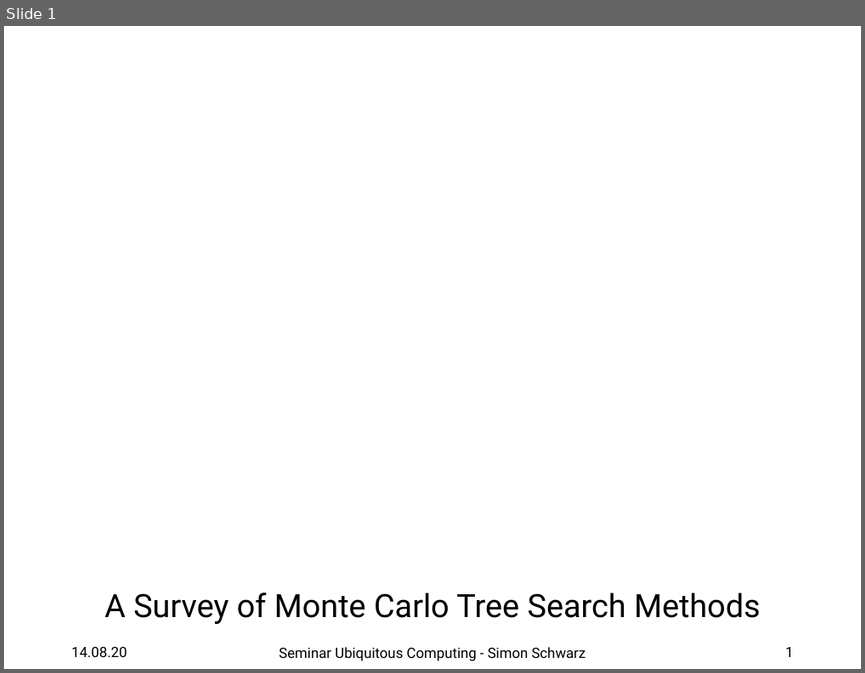
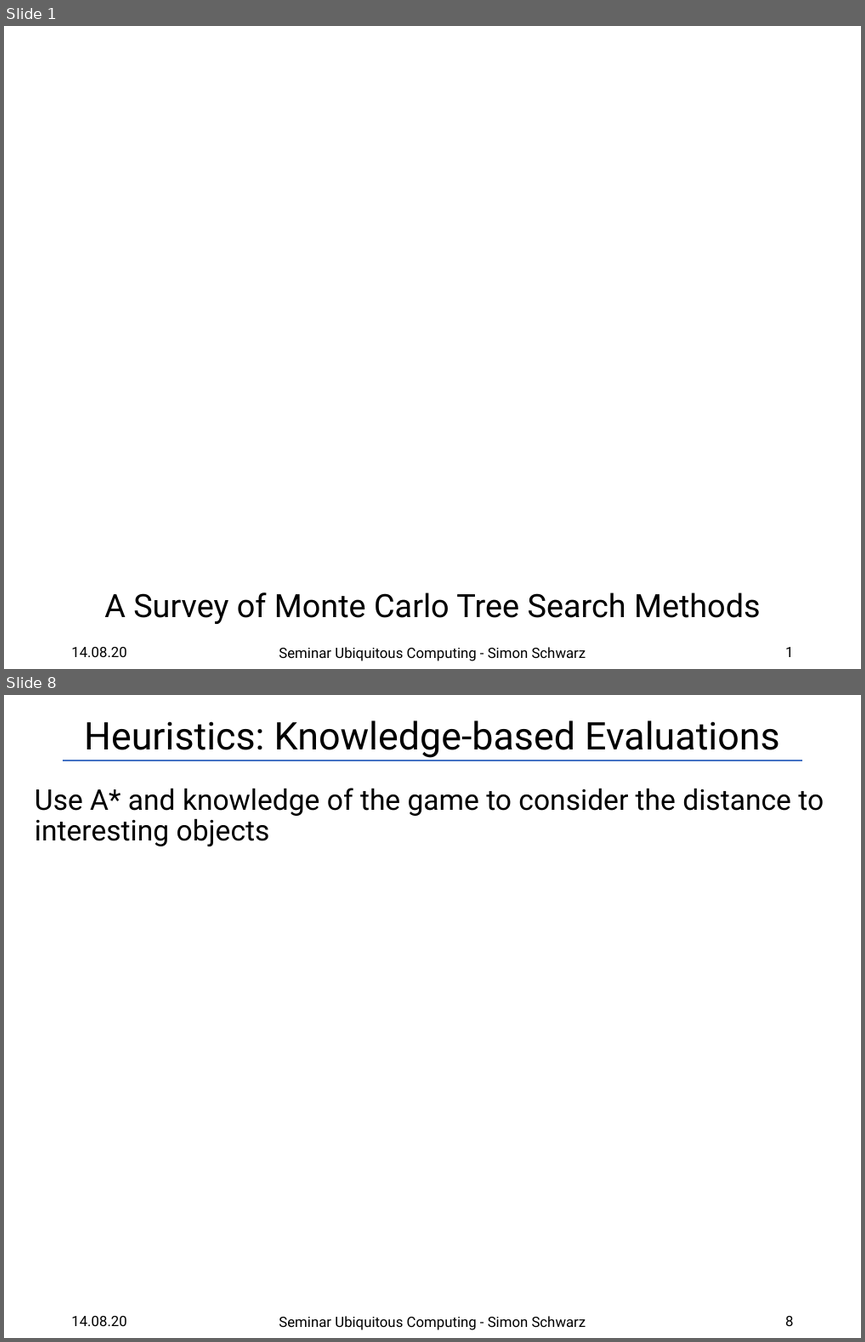
Before and after one commit to SRSchwarz/MCTS-Survey, a slide deck: slides/presentation.pptx. Shown one above the other, each under a label of ours: slide 1 before the commit, slides 1 and 8 after it; the slides between them are not shown. The pictures are 865x673 and 865x1342 pixels, drawn with LibreOffice and Linux fonts; fonts in the diff are those of the drawing; background and template pictures are left out. Boxes give left, top, right and bottom in pixels: in the first picture for what was removed or moved away, otherwise in the second. Text is boxed around its words. In the diff, an @@ line names an element or a change of style, - is before the commit and + after.

```diff
--- a/slides/presentation.pptx
+++ b/slides/presentation.pptx
@@ slide 8 added at <box>4,695,861,1338</box>, background #FFFFFF @@
@@ title added at <box>84,721,780,758</box>, 32 pt, text #000000 @@
+Heuristics: Knowledge-based Evaluations
@@ line added from (64, 761) to (801, 761), #4472C4 1.5 pt @@
@@ text added at <box>35,788,823,846</box>, 24 pt, text #000000 @@
+Use A* and knowledge of the game to consider the distance to interesting objects
@@ text added at <box>71,1315,126,1326</box>, 12 pt, text #000000 @@
+14.08.20
@@ text added at <box>279,1315,586,1330</box>, 12 pt, text #000000 @@
+Seminar Ubiquitous Computing - Simon Schwarz
@@ page number added at <box>785,1315,793,1326</box>, 12 pt, text #000000 @@
+8
```
Also in this commit, not shown: 8 slides changed, 6 other slides added, 3 other files.
